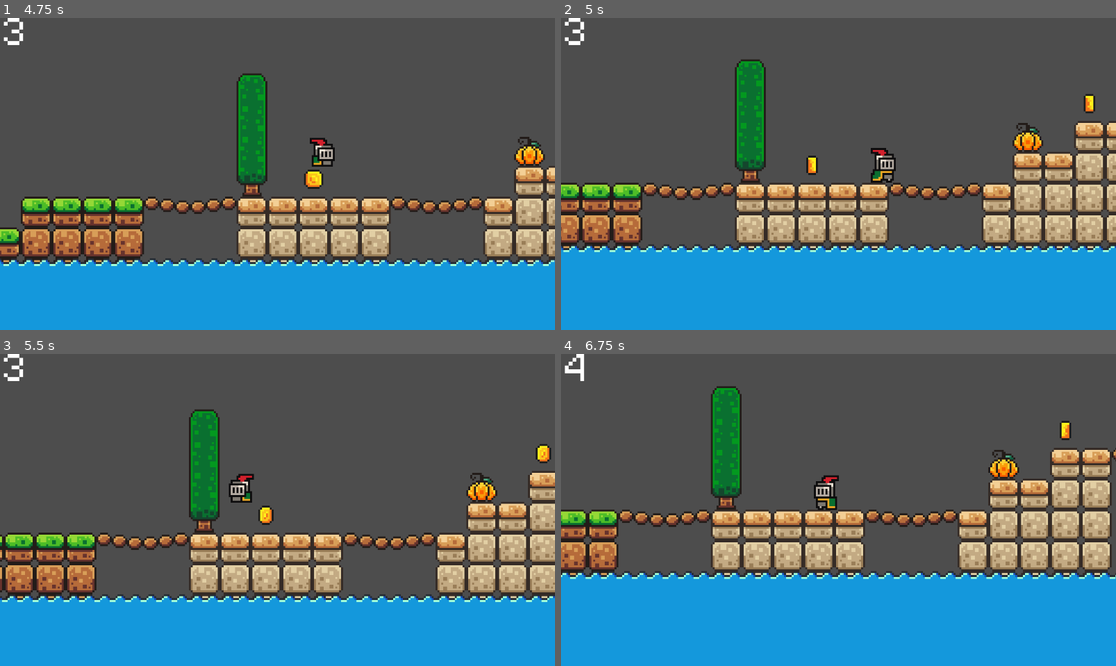
Above: before the commit, frames 1-4 (two rows, left to right).
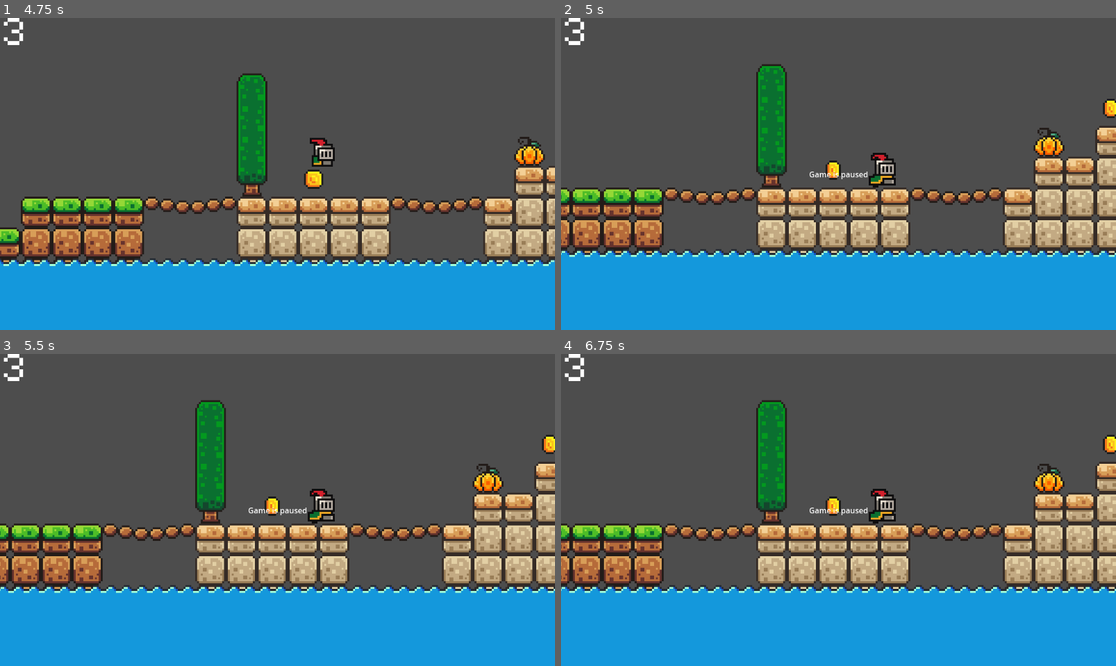
Above: after the commit, the same moments.

Repository: jenshenrik/godot-platformer
Game: Godot game, scene res://scenes/menu.tscn
The game is run twice, just before and just after one commit, with the same random seed, the same clock (stepped at 60 frames per second) and the same inputs.
Inputs:
- Up to frame 1 (4.75 s): click "Play Game" at 0.5 s; hold D (move_right) 1.28-2.78 s; tap Space (jump) at 1.52, 2.27, 3.77, 4.52 s; hold A (move_left) 2.78-3.53 s; hold D (move_right) from 3.53 s (still down)
- Up to frame 2 (5 s): keep holding D (move_right); tap Escape (pause, bound only after the commit) at 4.9 s
- Up to frame 3 (5.5 s): release D (move_right) at 5.03 s; hold A (move_left) from 5.03 s (still down); tap Space (jump) at 5.27 s
- Up to frame 4 (6.75 s): release A (move_left) at 5.78 s; hold D (move_right) 5.78-6.53 s; hold A (move_left) from 6.53 s (still down)

Frame 1 is identical in both runs. In frame 2, 23% of the frame differs, in the area x 0-100%, y 13-77%; in frame 3, 23%; in frame 4, 30%, in the area x 0-100%, y 0-77%.

Commit message:
added pause mode

Diff:
--- a/project.godot
+++ b/project.godot
@@ -38,6 +38,11 @@
 , Object(InputEventKey,"resource_local_to_scene":false,"resource_name":"","device":-1,"window_id":0,"alt_pressed":false,"shift_pressed":false,"ctrl_pressed":false,"meta_pressed":false,"pressed":false,"keycode":0,"physical_keycode":4194321,"key_label":0,"unicode":0,"echo":false,"script":null)
 ]
 }
+pause={
+"deadzone": 0.5,
+"events": [Object(InputEventKey,"resource_local_to_scene":false,"resource_name":"","device":-1,"window_id":0,"alt_pressed":false,"shift_pressed":false,"ctrl_pressed":false,"meta_pressed":false,"pressed":false,"keycode":0,"physical_keycode":4194305,"key_label":0,"unicode":0,"echo":false,"script":null)
+]
+}
 
 [rendering]
 
--- a/scenes/game.tscn
+++ b/scenes/game.tscn
@@ -475,9 +475,6 @@
 layer_2/name = "Foreground"
 layer_2/tile_data = PackedInt32Array(262138, 262144, 9, 327674, 262144, 10, 262139, 262144, 9, 327675, 262144, 10, 2621 …(6451 unchanged characters)…
 
-[node name="Slime" parent="TileMap" instance=ExtResource("3_7k44b")]
-position = Vector2(711, 0)
-
 [node name="Killzone" parent="." instance=ExtResource("2_t2eqf")]
 position = Vector2(0, 100)
 
@@ -532,3 +529,6 @@
 
 [node name="HUD" parent="." instance=ExtResource("9_ex687")]
 unique_name_in_owner = true
+
+[node name="Slime" parent="." instance=ExtResource("3_7k44b")]
+position = Vector2(711, 0)
--- a/scenes/hud.tscn
+++ b/scenes/hud.tscn
@@ -1,7 +1,8 @@
-[gd_scene load_steps=3 format=3 uid="uid://duxj3vcf2laxm"]
+[gd_scene load_steps=4 format=3 uid="uid://duxj3vcf2laxm"]
 
 [ext_resource type="FontFile" uid="uid://cwmsvvsc3wshb" path="res://assets/fonts/PixelOperator8.ttf" id="1_7gs2i"]
 [ext_resource type="Script" path="res://scripts/hud.gd" id="1_jhnpt"]
+[ext_resource type="Script" path="res://scripts/pause_node.gd" id="3_s16a4"]
 
 [node name="HUD" type="CanvasLayer"]
 script = ExtResource("1_jhnpt")
@@ -14,3 +15,24 @@
 theme_override_fonts/font = ExtResource("1_7gs2i")
 theme_override_font_sizes/font_size = 64
 text = "0"
+
+[node name="PauseCanvas" type="CanvasLayer" parent="."]
+
+[node name="PauseLabel" type="Label" parent="PauseCanvas"]
+anchors_preset = 8
+anchor_left = 0.5
+anchor_top = 0.5
+anchor_right = 0.5
+anchor_bottom = 0.5
+offset_left = -61.5
+offset_top = -11.5
+offset_right = 61.5
+offset_bottom = 11.5
+grow_horizontal = 2
+grow_vertical = 2
+text = "Game is paused"
+metadata/_edit_use_anchors_ = true
+
+[node name="Node" type="Node" parent="PauseCanvas"]
+process_mode = 2
+script = ExtResource("3_s16a4")
--- a/scripts/coin.gd
+++ b/scripts/coin.gd
@@ -2,6 +2,7 @@
 
 @onready var game_manager = %GameManager
 @onready var animation_player: AnimationPlayer = $AnimationPlayer
+#@onready var game_manager: Node = $"../../GameManager"
 
 func _on_body_entered(body: Node2D) -> void:
 	game_manager.add_point()
--- a/scripts/game_manager.gd
+++ b/scripts/game_manager.gd
@@ -12,7 +12,6 @@
 
 func new_game():
 	hud.update_score(0)
-	hud.show_message("LET'S A-GO!")
 
 func game_over():
 	pass
--- a/scripts/hud.gd
+++ b/scripts/hud.gd
@@ -1,6 +1,18 @@
 extends CanvasLayer
 
 @onready var score_label = $ScoreLabel
+@onready var pause_label: Label = $PauseCanvas/PauseLabel
+
+func _ready():
+	pause_label.visible = false
 
 func update_score(score):
 	score_label.text = str(score)
+
+func _input(_event):
+	if Input.is_action_just_pressed("pause"):
+		pause_game()
+
+func pause_game():
+	pause_label.visible = true
+	get_tree().paused = true
--- a/scripts/killzone.gd
+++ b/scripts/killzone.gd
@@ -2,6 +2,7 @@
 
 @onready var timer: Timer = $Timer
 @onready var game_manager = %GameManager
+#@onready var game_manager: Node = $"../../GameManager"
 
 func _on_body_entered(body: Node2D) -> void:
 	game_manager.game_over()
--- /dev/null
+++ b/scripts/pause_node.gd
@@ -0,0 +1,7 @@
+extends Node
+
+func _input(_event):
+	if Input.is_action_just_pressed("pause"):
+		get_viewport().set_input_as_handled()
+		if get_tree().paused:
+			get_tree().paused = false
